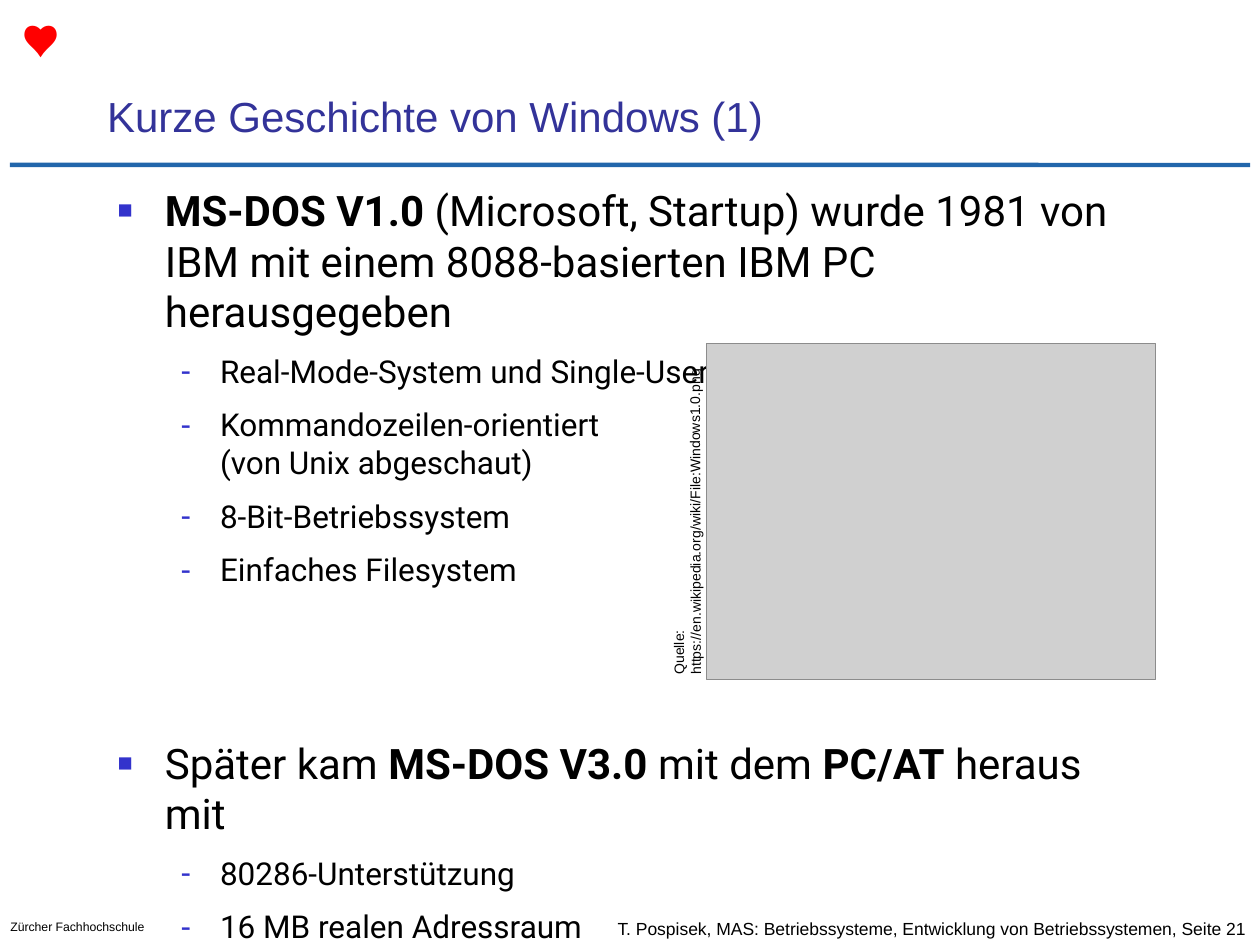
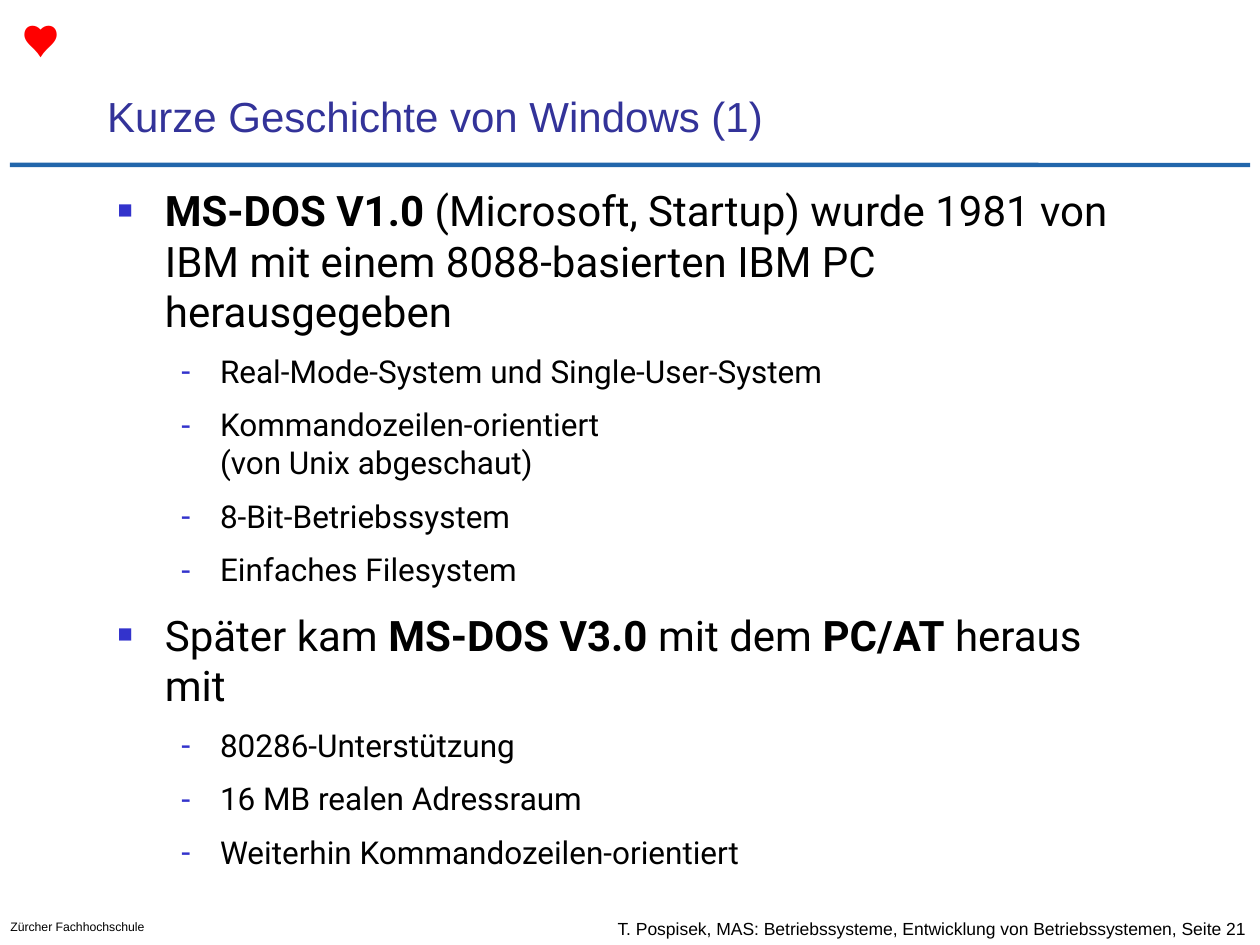
Before and after one commit to tpo/betriebssysteme, a slide deck: slide 21 of 01-2_Entwicklung_von_Betriebssystemen.odp. Drawn at 1260x945 pixels with LibreOffice and Linux fonts; fonts in the diff are those of the drawing; grey boxes stand for pictures; background and template pictures are left out. Boxes give left, top, right and bottom in pixels: in the first picture for what was removed or moved away, otherwise in the second. Text is boxed around its words. In the diff, an @@ line names an element or a change of style, - is before the commit and + after.

```diff
--- a/01-2_Entwicklung_von_Betriebssystemen.odp
+++ b/01-2_Entwicklung_von_Betriebssystemen.odp
@@ text "MS-DOS V1.0 (Microsoft, Startup) wurde ..." rewrapped from [165, 192, 1107, 939] to [165, 192, 1107, 811] @@
@@ picture removed at [707, 344, 1155, 680] @@
@@ text removed at [672, 399, 704, 674] @@
-Quelle:
-https://en.wikipedia.org/wiki/File:Windows1.0.png
```
Also in this commit, not shown: 3 other slides changed, 1 other file.
